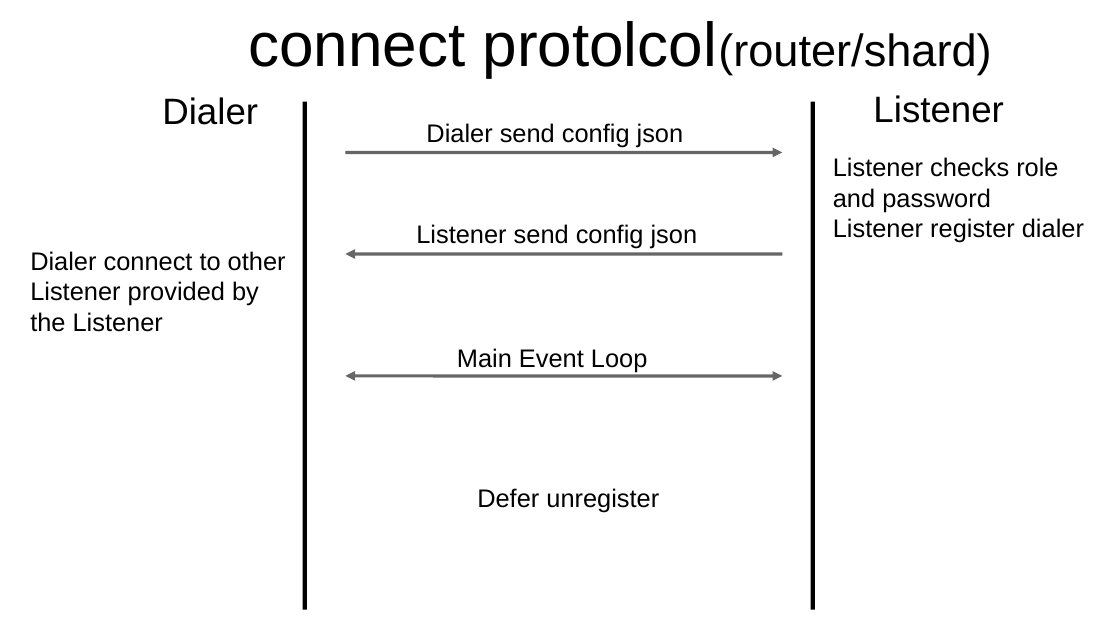
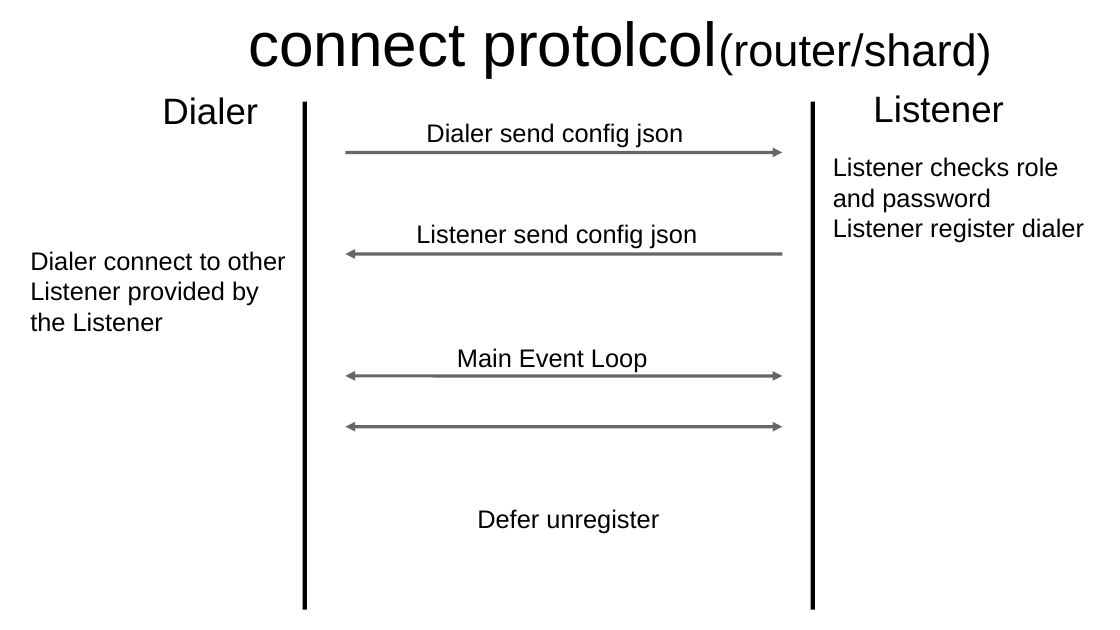
Before and after one commit to YC-Lammy/DejavuDB, a slide deck: slide 2 of doc/concept.odp. Drawn at 1120x630 pixels with LibreOffice and Linux fonts; fonts in the diff are those of the drawing. Boxes give left, top, right and bottom in pixels: in the first picture for what was removed or moved away, otherwise in the second. Text is boxed around its words. In the diff, an @@ line names an element or a change of style, - is before the commit and + after.

```diff
--- a/doc/concept.odp
+++ b/doc/concept.odp
@@ double arrow added from (346, 427) to (783, 427), #666666 2.3 pt @@
@@ text "Defer unregister": place and size @@
-text "Defer unregister" at [477,488,659,513]
+text "Defer unregister" at [477,509,659,533]
```
Also in this commit, not shown: 7 other slides changed, 2 slides added, 7 other files.
